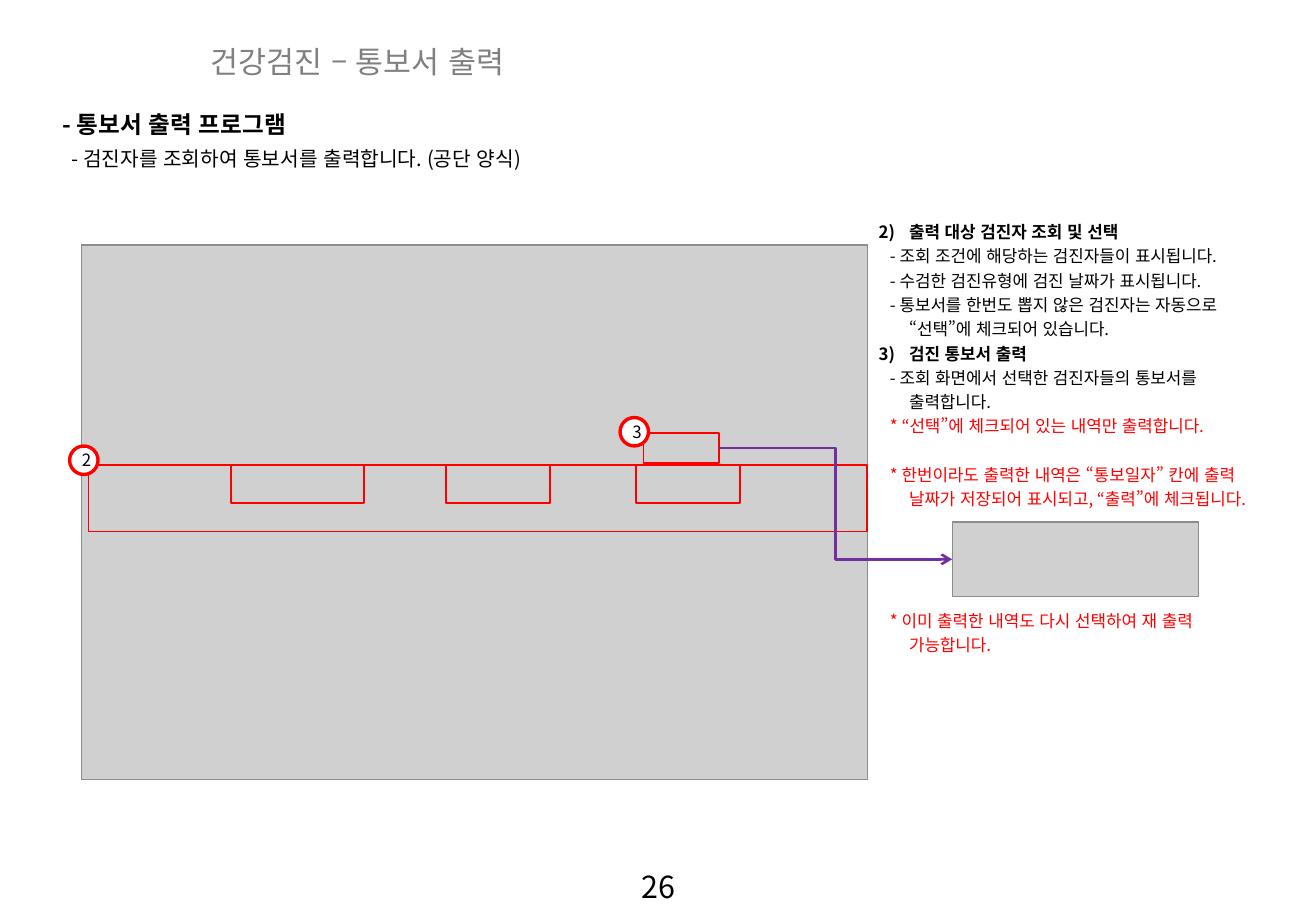
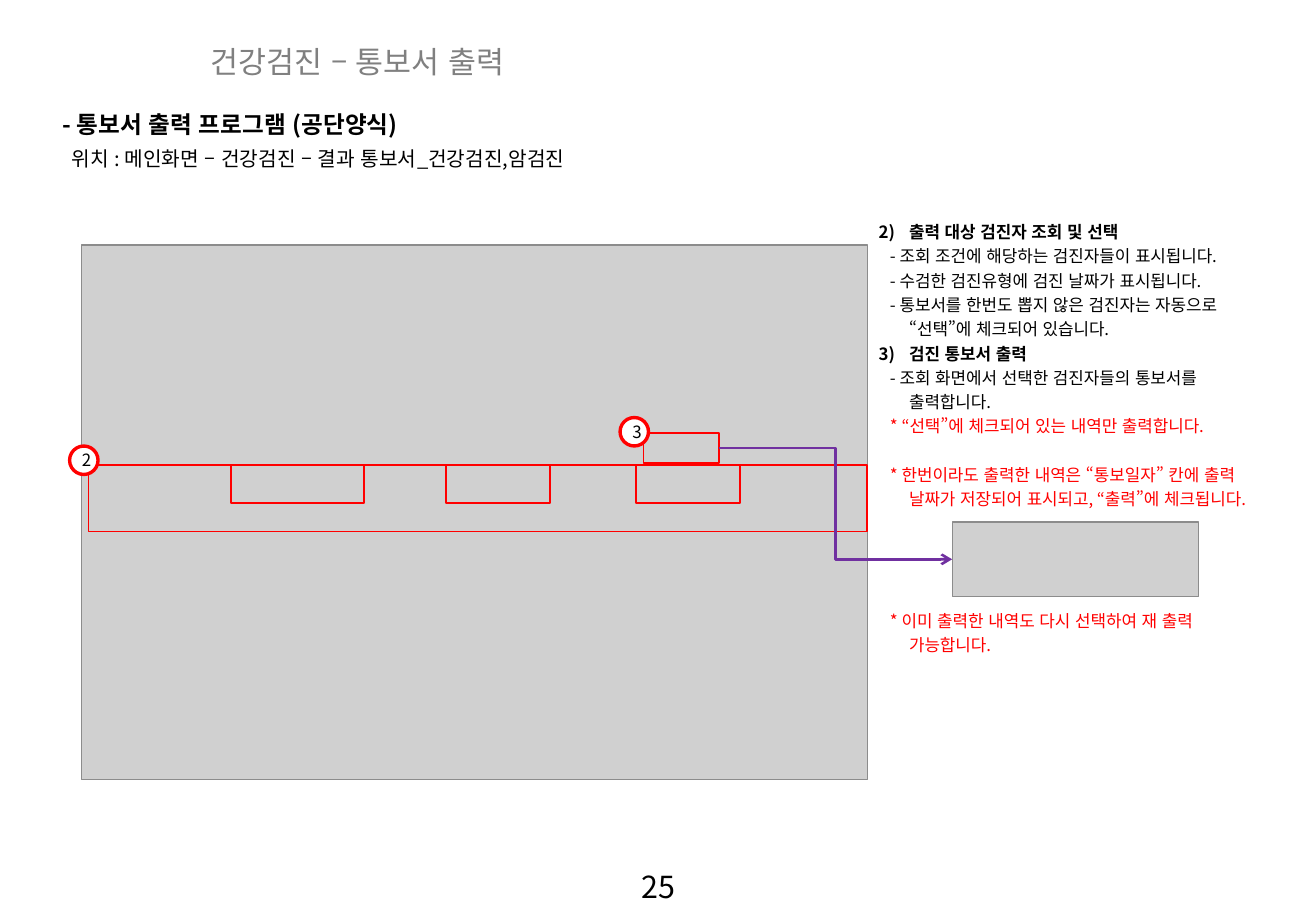
Before and after one commit to zooxop/ailiss_manual, a slide deck: slide 26 of manual/앨리스_매뉴얼_작업중.pptx (slide 27 before the commit). Drawn at 1316x911 pixels with LibreOffice and Linux fonts; fonts in the diff are those of the drawing; grey boxes stand for pictures; background and template pictures are left out. Boxes give left, top, right and bottom in pixels: in the first picture for what was removed or moved away, otherwise in the second. Text is boxed around its words. In the diff, an @@ line names an element or a change of style, - is before the commit and + after.

```diff
--- a/manual/앨리스_매뉴얼_작업중.pptx
+++ b/manual/앨리스_매뉴얼_작업중.pptx
@@ text at (x1=77, y1=113, x2=398, y2=138): text changed @@
-- 통보서 출력 프로그램
+- 통보서 출력 프로그램 (공단양식)
@@ text at (x1=72, y1=149, x2=565, y2=170): text changed @@
-- 검진자를 조회하여 통보서를 출력합니다. (공단 양식)
+위치 : 메인화면 – 건강검진 – 결과 통보서_건강검진,암검진
@@ page number at (x1=642, y1=875, x2=676, y2=899): text changed @@
-26
+25
```
Also in this commit, not shown: 3 other slides changed, 2 slides added, 1 slide removed.
